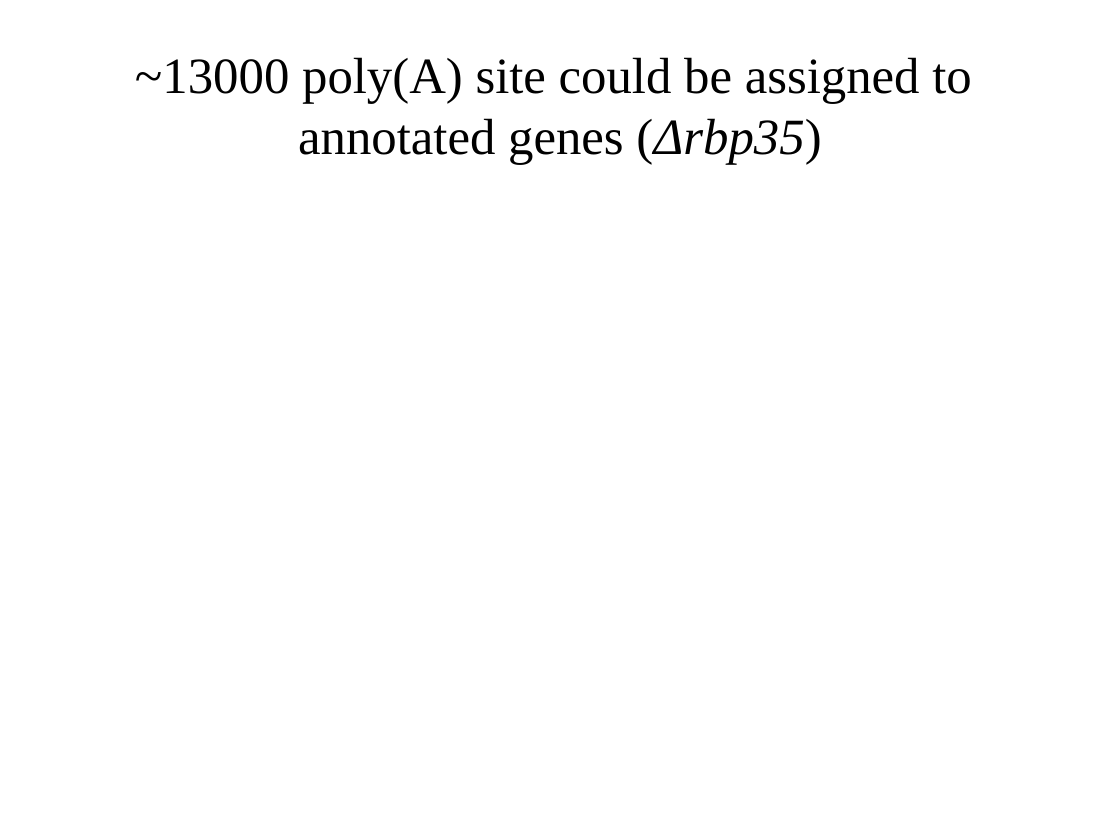
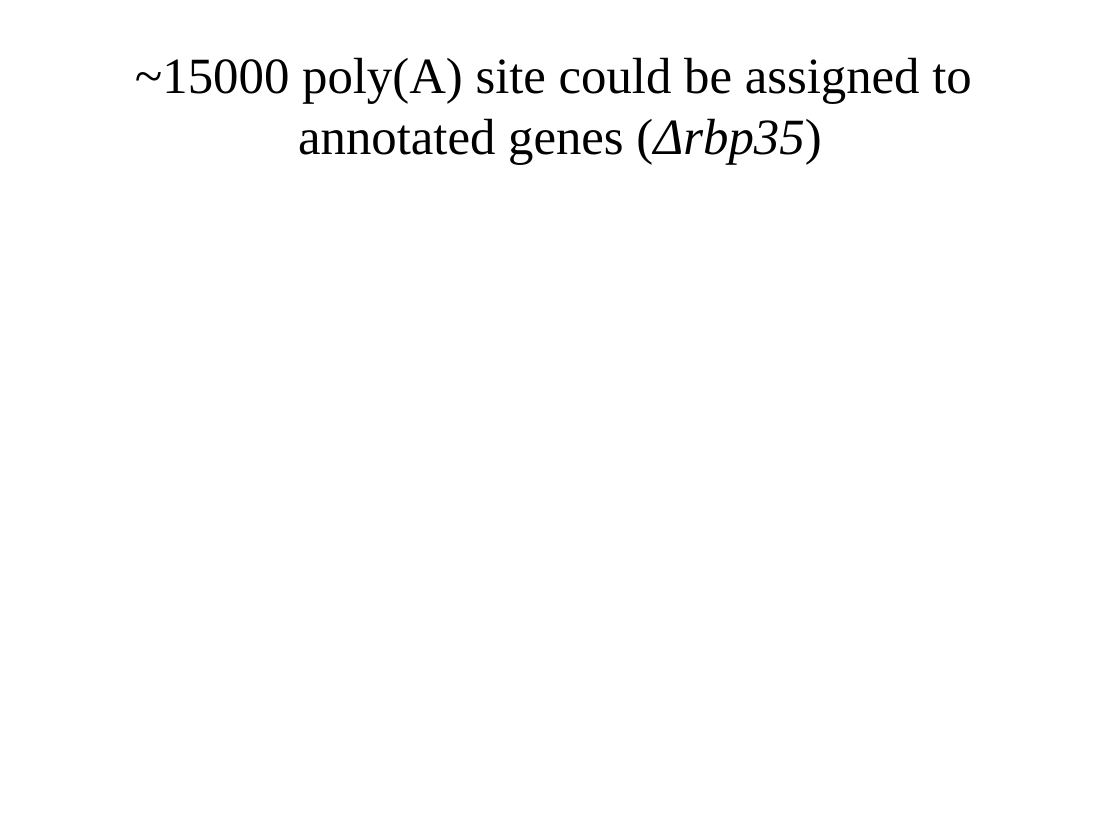
Before and after one commit to wilkinsonlab/m-oryzae-polya, a slide deck: slide 10 of doc/version_21/oryzae_presentation.odp. Drawn at 1120x840 pixels with LibreOffice and Linux fonts; fonts in the diff are those of the drawing. Boxes give left, top, right and bottom in pixels: in the first picture for what was removed or moved away, otherwise in the second. Text is boxed around its words. In the diff, an @@ line names an element or a change of style, - is before the commit and + after.

```diff
--- a/doc/version_21/oryzae_presentation.odp
+++ b/doc/version_21/oryzae_presentation.odp
@@ title at (135,57,971,164): text changed @@
-~13000 poly(A) site could be assigned to annotated genes (Δrbp35)
+~15000 poly(A) site could be assigned to annotated genes (Δrbp35)
```
Also in this commit, not shown: 36 other slides changed, 2 slides added, 4 slides removed, 19 other files.
